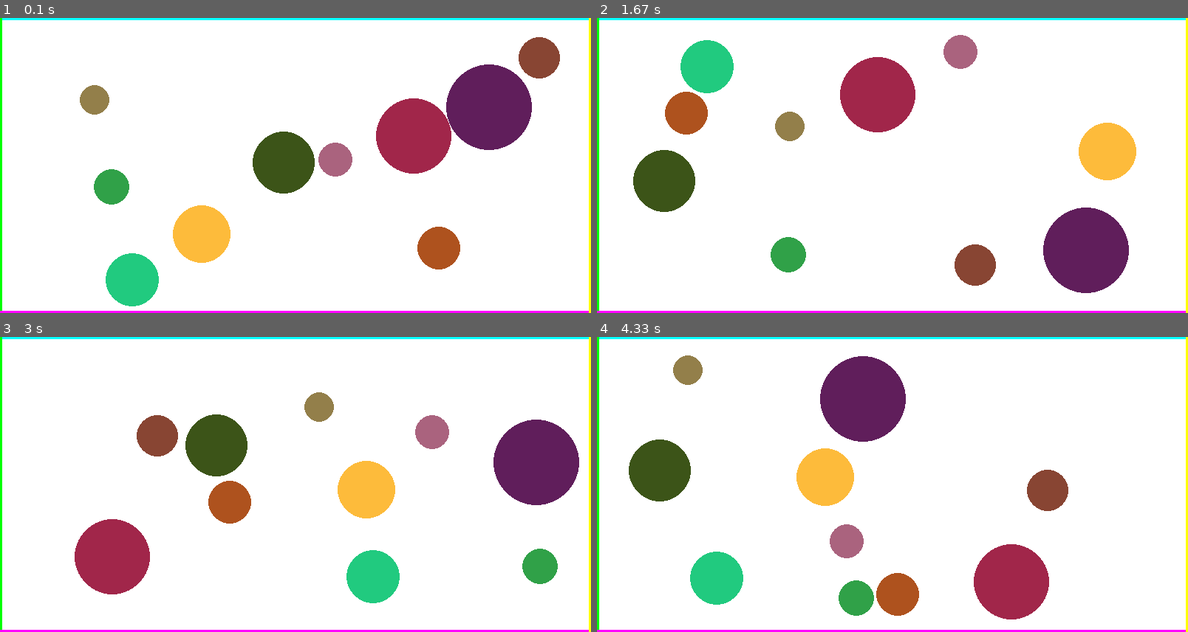
Above: before the commit, frames 1-4 (two rows, left to right).
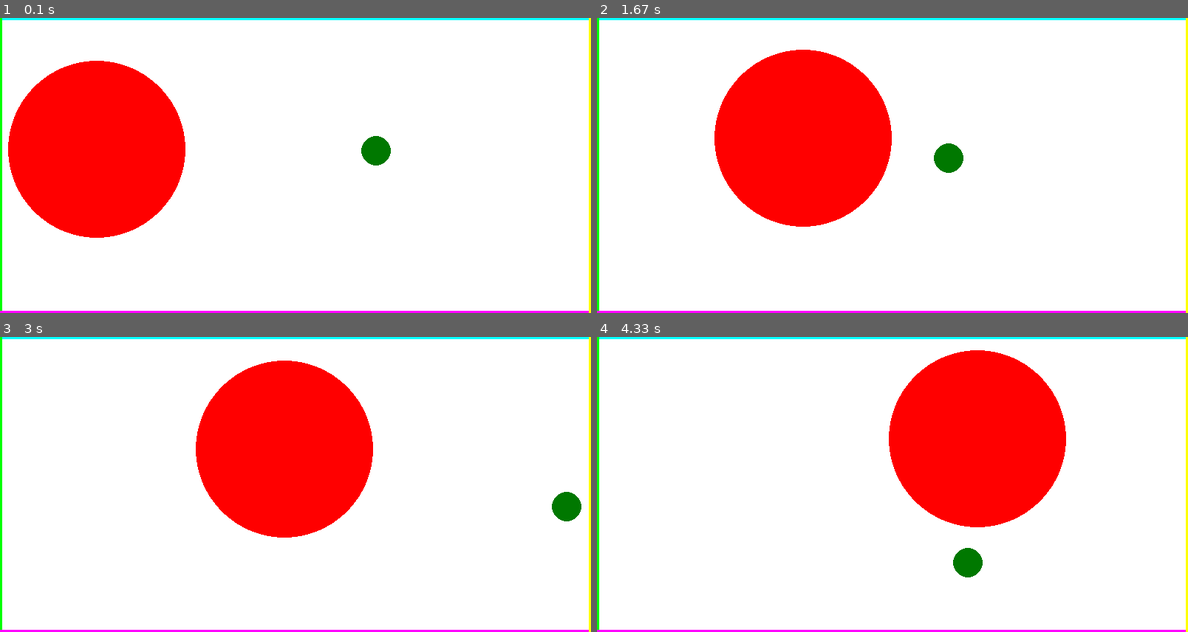
Above: after the commit, the same moments.

Repository: TheRootOf3/collision-model
Game: pygame game, started from predicted_physics.py
Two runs of this game, one before a commit and one after it. Both use one fixed random seed, a clock stepped at 60 frames per second and the inputs below.
Inputs:
- Up to frame 1 (0.1 s): no input
- Up to frame 2 (1.67 s): tap Space at 0.33, 0.73, 1.03, 1.23, 1.57 s
- Up to frame 3 (3 s): tap Space at 1.87, 2.07, 2.37, 2.63, 2.97 s
- Up to frame 4 (4.33 s): tap Space at 3.27, 3.4, 3.8, 4.1 s

The runs differ from the first frame. In frame 1, 27% of the frame differs, in the area x 1-95%, y 6-98%; in frame 2, 26%; in frame 3, 25%; in frame 4, 27%, in the area x 5-80%, y 4-96%.

Commit message:
fully predictive graphics, starting optimizing code

Diff:
--- a/predicted_physics.py
+++ b/predicted_physics.py
@@ -24,18 +24,20 @@
 class Table():
     def __init__(self):
         self.balls = []
-        # self.friction = 0.9993  # 1 = no friction
+        # self.friction = 0.93  # 1 = no friction
         # self.friction = 0.9999
         self.friction = 1
-        self.t_time = 0
+        # self.t_time = 0
         self.collision_list = []
-        self.depth = 0
+        self.d_time = 0
 
     def copy_table(self):
         newTable = Table()
         newTable.balls = copy.deepcopy(self.balls)
         newTable.friction = self.friction
-        newTable.t_time = self.t_time
+        # newTable.t_time = self.t_time
+        newTable.d_time = self.d_time
+
 
         return newTable
 
@@ -43,8 +45,28 @@
     def add_ball(self, ballID, pos, r, vel_vector = np.array([1., 1.]), color = (255, 0, 0)):
         self.balls.append(Ball(ballID, pos, r, vel_vector, color))
 
+
+    def check_for_update_prediction(self, anim_time):
+        if anim_time >= self.d_time:
+            self.update_table()
+            self.predict_all_collisions(1) #prediction depth
+
     def update_table(self):
-        pass
+
+        if len(table.collision_list) != 0:
+            for element in table.collision_list:
+                    for ball in table.balls:
+                        if ball.ballID == element[0]:
+                            ball.vel_vector = copy.deepcopy(element[2])
+                            ball.pos = copy.deepcopy(element[3])
+                            # print(ball.pos)
+                            ball.ball_time = element[1]
+
+        for ball in table.balls:
+            # print(ball.pos, ball.vel_vector)
+            ball.update_ball_pos(self.d_time- ball.ball_time)
+            ball.startpos = copy.deepcopy(ball.pos)
+            ball.ball_time = self.d_time
 
         # self.predict_collisions_ball()
         # self.predict_collisions_wall()
@@ -62,157 +84,46 @@
         #     ball.update_ball(self.t_time)
 
 
+
+
     def predict_all_collisions(self, depth_time):
-        self.depth = depth_time + self.t_time
+        tmp_depth_time = depth_time
+
         self.collision_list = []
         pred_table = self.copy_table()
 
         while depth_time >= 0:
-            # view.render(screen, pred_table)
-            # pygame.display.flip()
-
-            # time.sleep(0.1)
-
-            # for x in pred_table.balls:
-            #     print(x.pos)
-
-
-            first_wall_col = pred_table.predict_collisions_wall()
-            first_ball_col = pred_table.predict_collisions_ball()
-            # print(first_wall_col)
-            # print(first_ball_col)
-            first_col_time = 0
-            # time.sleep(10)
-            if first_ball_col is None or first_wall_col[-1] < first_ball_col[-1]:
-                first_col_time = first_wall_col[-1]
+
+            first_col = pred_table.predict_wall_ball()
+
+            if first_col[-1] > depth_time:
+                break
+
+
+            for ball in pred_table.balls:
+                ball.update_ball_pos(first_col[-1])
+
+            if first_col[0] == 0:
+                # for ball in pred_table.balls:
+                #     ball.update_ball_pos(first_col[-1])
+                first_col[1].vel_vector = pred_table.return_new_wall_vector(first_col[1], first_col[2])
+
+                depth_time -= first_col[-1]
+
+                self.collision_list.append([first_col[1].ballID, pred_table.d_time + first_col[-1], copy.deepcopy(first_col[1].vel_vector), copy.deepcopy(first_col[1].pos)])
+                pred_table.d_time += first_col[-1]
+
             else:
-                first_col_time = first_ball_col[-1]
-
-            # print(first_col_time, depth_time)
-            if first_col_time > depth_time:
-                # print("----> ", col_pred_list)
-
-                return
-
-            if first_ball_col is None or first_wall_col[-1] < first_ball_col[-1]:
-                # print("a")
-                for ball in pred_table.balls:
-                    ball.update_ball_pos(first_col_time)
-                # print(first_wall_col[0].vel_vector)
-                first_wall_col[0].vel_vector = pred_table.return_new_wall_vector(first_wall_col[0], first_wall_col[1])
-                # print(first_wall_col[0].vel_vector)
-
-                depth_time -= first_wall_col[-1]
-
-                self.collision_list.append([first_wall_col[0].ballID, pred_table.t_time + first_wall_col[-1], copy.deepcopy(first_wall_col[0].vel_vector), copy.deepcopy(first_wall_col[0].pos)])
-                pred_table.t_time += first_wall_col[-1]
-
-            else:
-                # print("b")
-
-                for ball in pred_table.balls:
-                    ball.update_ball_pos(first_col_time)
-                #     print(ball.pos)
-                # print(self.balls[0].pos, self.balls[1].pos)
-
-                # time.sleep(1)
-
-                first_ball_col[0].vel_vector, first_ball_col[1].vel_vector = pred_table.calculate_new_vectors(first_ball_col[0].mass, first_ball_col[1].mass, first_ball_col[0].vel_vector, first_ball_col[1].vel_vector, first_ball_col[0].pos, first_ball_col[1].pos)
-
-
-                depth_time -= first_ball_col[-1]
-                self.collision_list.append([first_ball_col[0].ballID, pred_table.t_time + first_ball_col[-1], copy.deepcopy(first_ball_col[0].vel_vector), copy.deepcopy(first_ball_col[0].pos)])
-                self.collision_list.append([first_ball_col[1].ballID, pred_table.t_time + first_ball_col[-1], copy.deepcopy(first_ball_col[1].vel_vector), copy.deepcopy(first_ball_col[1].pos)])
-                pred_table.t_time += first_ball_col[-1]
-                # time.sleep(10)
-
-
-            # for x in pred_table.balls:
-            #     print(x.pos)
-
-            # view.render(screen, pred_table)
-            # pygame.display.flip()
-            # time.sleep(10)
-
-            # print("-------------------------------")
-        # print("----> ", col_pred_list)
-        # time.sleep(10)
-
-
-    def predict_live_collisions(self, depth_time):
-        pred_table = self.copy_table()
-        self.collision_list = []
-
-        while depth_time >= 0:
-            # view.render(screen, pred_table)
-            # pygame.display.flip()
-
-            # time.sleep(0.1)
-
-            # for x in pred_table.balls:
-            #     print(x.pos)
-
-
-            first_wall_col = pred_table.predict_collisions_wall()
-            first_ball_col = pred_table.predict_collisions_ball()
-            # print(first_wall_col)
-            # print(first_ball_col)
-            first_col_time = 0
-            # time.sleep(10)
-            if first_ball_col is None or first_wall_col[-1] < first_ball_col[-1]:
-                first_col_time = first_wall_col[-1]
-            else:
-                first_col_time = first_ball_col[-1]
-
-            # print(first_col_time, depth_time)
-            if first_col_time > depth_time:
-                # print("----> ", col_pred_list)
-
-                return
-
-            if first_ball_col is None or first_wall_col[-1] < first_ball_col[-1]:
-                # print("a")
-                for ball in pred_table.balls:
-                    ball.update_ball_pos(first_col_time)
-                # print(first_wall_col[0].vel_vector)
-                first_wall_col[0].vel_vector = pred_table.return_new_wall_vector(first_wall_col[0], first_wall_col[1])
-                # print(first_wall_col[0].vel_vector)
-
-                depth_time -= first_wall_col[-1]
-
-                self.collision_list.append([first_wall_col[0].ballID, pred_table.t_time + first_wall_col[-1], copy.deepcopy(first_wall_col[0].vel_vector), copy.deepcopy(first_wall_col[0].pos)])
-                pred_table.t_time += first_wall_col[-1]
-
-            else:
-                # print("b")
-
-                for ball in pred_table.balls:
-                    ball.update_ball_pos(first_col_time)
-                    # print(ball.pos)
-                # print(self.balls[0].pos, self.balls[1].pos)
-
-                # time.sleep(1)
-
-                first_ball_col[0].vel_vector, first_ball_col[1].vel_vector = pred_table.calculate_new_vectors(first_ball_col[0].mass, first_ball_col[1].mass, first_ball_col[0].vel_vector, first_ball_col[1].vel_vector, first_ball_col[0].pos, first_ball_col[1].pos)
-
-
-                depth_time -= first_ball_col[-1]
-                self.collision_list.append([first_ball_col[0].ballID, pred_table.t_time + first_ball_col[-1], copy.deepcopy(first_ball_col[0].vel_vector), copy.deepcopy(first_ball_col[0].pos)])
-                self.collision_list.append([first_ball_col[1].ballID, pred_table.t_time + first_ball_col[-1], copy.deepcopy(first_ball_col[1].vel_vector), copy.deepcopy(first_ball_col[1].pos)])
-                pred_table.t_time += first_ball_col[-1]
-                # time.sleep(10)
-
-
-            # for x in pred_table.balls:
-            #     print(x.pos)
-
-            # view.render(screen, pred_table)
-            # pygame.display.flip()
-            # time.sleep(10)
-
-            # print("-------------------------------")
-        # print("----> ", col_pred_list)
-        # time.sleep(10)
+
+
+                first_col[1].vel_vector, first_col[2].vel_vector = pred_table.calculate_new_vectors(first_col[1].mass, first_col[2].mass, first_col[1].vel_vector, first_col[2].vel_vector, first_col[1].pos, first_col[2].pos)
+
+                depth_time -= first_col[-1]
+                self.collision_list.append([first_col[1].ballID, pred_table.d_time + first_col[-1], copy.deepcopy(first_col[1].vel_vector), copy.deepcopy(first_col[1].pos)])
+                self.collision_list.append([first_col[2].ballID, pred_table.d_time + first_col[-1], copy.deepcopy(first_col[2].vel_vector), copy.deepcopy(first_col[2].pos)])
+                pred_table.d_time += first_col[-1]
+
+        self.d_time += tmp_depth_time
 
     def return_min_index(self, list_of_tuples):
         if len(list_of_tuples) is 0:
@@ -227,23 +138,28 @@
 
         return min_indx
 
-
-
-    def predict_collisions_wall(self):
+    def return_first_col(self, col1, col2):
+        if col2 is None or col1[-1] < col2[-1]:
+            return col1
+        else:
+            return col2
+
+    def predict_wall_ball(self):
         col_list = []
         for ball in self.balls:
             col_time, wall = self.calculate_wall_col_time(ball)
-            col_list.append((ball, wall, col_time))
-            self.set_ball_color(ball, wall)
+            col_list.append((0, ball, wall, col_time))
+
+        for ball1, ball2 in itertools.combinations(self.balls, 2):
+            col_time = self.calculate_ball_col_time(ball1, ball2)
+            if col_time != None:
+                col_list.append((1, ball1, ball2, col_time))
 
         min_index = self.return_min_index(col_list)
         if min_index is None:
             return None
         else:
             return col_list[min_index]
-            # print(self.return_new_wall_vector(ball, vector))
-        # time.sleep(0.1)
-        # time.sleep(1)
 
     def set_ball_color(self, ball, wall):
         if ball.color != (255,0,0):
@@ -262,27 +178,6 @@
         else:
             return (ball.vel_vector * np.array([1,-1]))
 
-    def predict_collisions_ball(self):
-        col_list = []
-        for ball1, ball2 in itertools.combinations(self.balls, 2):
-            col_time = self.calculate_ball_col_time(ball1, ball2)
-            if col_time != None:
-                col_list.append((ball1, ball2, col_time))
-
-        min_index = self.return_min_index(col_list)
-        if min_index is None:
-            return None
-        else:
-            return col_list[min_index]
-
-        # for ball in self.balls:
-        #     ball.color = (50,50,50)
-
-        # for ball1, ball2, _ in col_list:
-        #     ball1.color = (255,0,0)
-        #     ball2.color = (255,0,0)
-        # time.sleep(0.01)
-
     def calculate_ball_col_time(self, ball1, ball2):
 
         p = [np.dot((ball1.vel_vector - ball2.vel_vector), (ball1.vel_vector - ball2.vel_vector)),
@@ -296,8 +191,6 @@
             if self.check_calculated_time(x, ball1) and self.check_calculated_time(x, ball2):
                 correct_roots.append(x)
 
-        # print(roots)
-        # print(correct_roots)
         if len(correct_roots) == 0:
             return None
         else:
@@ -388,6 +281,42 @@
 
         return True
 
+    def create_ball_set_to_render(self, t_time2):
+        ball_set = []
+
+        for ball in self.balls:
+            # print(ball.ballID, ball.pos)
+            ball_set.append(ball.copy_ball())
+
+        if len(self.collision_list) > 0:
+
+            if t_time2 > self.d_time:
+                print("END!!!!")
+                return None
+
+            for element in self.collision_list:
+                # print(element)
+                # print(t_time)
+                # time.sleep(1)
+                if element[1] > t_time2:
+                    break
+                else:
+                    for ball in ball_set:
+                        if ball.ballID == element[0]:
+                            ball.vel_vector = copy.deepcopy(element[2])
+                            ball.pos = copy.deepcopy(element[3])
+                            # print(ball.pos)
+                            ball.ball_time = copy.deepcopy(element[1])
+
+        for ball in ball_set:
+            ball.pos[0] = ball.pos[0] + (ball.vel_vector[0] * (t_time2 - ball.ball_time))
+            ball.pos[1] = ball.pos[1] + (ball.vel_vector[1] * (t_time2 - ball.ball_time))
+        # for ball in self.balls:
+            # print(ball.ballID, ball.pos)
+        # time.sleep(10)
+        # print(ball_set)
+        return ball_set
+
 
 class Ball():
     def __init__(self, ballID, pos, r, vel_vector, color):
@@ -395,14 +324,29 @@
         self.startpos = pos
         self.pos = pos
         self.r = r
-        self.mass = r
+        self.mass = r ** 3
         self.color = color
-        self.vel_multiplier = 2
-        self.vel_vector = self.vel_multiplier * vel_vector #vel for tick
+        self.vel_vector = vel_vector #vel for tick
         self.path = [pos]
         self.collisions = []
         self.predicted_collisions = []
         self.ball_time = 0
+
+    def copy_ball(self):
+        newBall = Ball(self.ballID, copy.deepcopy(self.pos), self.r, copy.deepcopy(self.vel_vector), self.color)
+        # newBall.ballID = self.ballID
+        newBall.startpos = copy.deepcopy(self.startpos)
+        # newBall.pos = copy.deepcopy(self.pos)
+        # newBall.r = self.r
+        newBall.mass = self.r
+        # newBall.color = self.color
+        # newBall.vel_vector = self.vel_multiplier * self.vel_vector #vel for tick
+        newBall.path = copy.deepcopy(self.path)
+        newBall.collisions = copy.deepcopy(self.collisions)
+        newBall.predicted_collisions = copy.deepcopy(self.predicted_collisions)
+        newBall.ball_time = copy.deepcopy(self.ball_time)
+
+        return newBall
 
     def update_ball(self, t_time):
         self.pos += self.vel_vector
@@ -463,80 +407,48 @@
         # for ball in table.balls:
         #     ball.pos = copy.deepcopy(ball.startpos)
         #     ball.ball_time = 0
-        if len(table.collision_list) != 0:
-
-            if t_time > table.depth:
-                print("END!!!!")
-                return
-
-            for element in table.collision_list:
-                # print(element)
-                # print(t_time)
-                # time.sleep(1)
-                if element[1] > t_time:
-                    break
-                else:
-                    for ball in table.balls:
-                        if ball.ballID == element[0]:
-                            ball.vel_vector = copy.deepcopy(element[2])
-                            ball.pos = copy.deepcopy(element[3])
-                            # print(ball.pos)
-                            ball.ball_time = element[1]
-
-        for ball in table.balls:
-            # print([ball.pos[0] + (ball.vel_vector[0] * (t_time - ball.ball_time)), DIM_BOARD_Y - (ball.pos[1] + (ball.vel_vector[1] * (t_time - ball.ball_time)))])
-            pygame.draw.circle(screen, ball.color, [ball.pos[0] + (ball.vel_vector[0] * (t_time - ball.ball_time)), DIM_BOARD_Y - (ball.pos[1] + (ball.vel_vector[1] * (t_time - ball.ball_time)))], ball.r)
-
-
-    def render_real_time(self, screen, table, t_time):
-        screen.fill((255,255,255))
-        pygame.draw.line(screen, (0,255,255), (0,0), (DIM_BOARD_X,0), 5)
-        pygame.draw.line(screen, (0,255,0), (0,0), (0,DIM_BOARD_Y), 5)
-        pygame.draw.line(screen, (255,0,255), (0,DIM_BOARD_Y-1), (DIM_BOARD_X,DIM_BOARD_Y-1), 5)
-        pygame.draw.line(screen, (255,255,0), (DIM_BOARD_X-1,0), (DIM_BOARD_X-1,DIM_BOARD_Y), 5)
-        print(table.collision_list)
-        time.sleep(0.1)
+
+        # if len(table.collision_list) != 0:
+
+        #     if t_time > table.depth:
+        #         print("END!!!!")
+        #         return
+
+        #     for element in table.collision_list:
+        #         # print(element)
+        #         # print(t_time)
+        #         # time.sleep(1)
+        #         if element[1] > t_time:
+        #             break
+        #         else:
+        #             for ball in table.balls:
+        #                 if ball.ballID == element[0]:
+        #                     ball.vel_vector = copy.deepcopy(element[2])
+        #                     ball.pos = copy.deepcopy(element[3])
+        #                     # print(ball.pos)
+        #                     ball.ball_time = element[1]
 
         # for ball in table.balls:
+        #     print(ball.ballID, ball.vel_vector)
+        #     pygame.draw.circle(screen, ball.color, [ball.pos[0] + (ball.vel_vector[0] * (t_time - ball.ball_time)), DIM_BOARD_Y - (ball.pos[1] + (ball.vel_vector[1] * (t_time - ball.ball_time)))], ball.r)
+
+
+        # pygame.display.flip()
+        # time.sleep(1)
+        ball_set = table.create_ball_set_to_render(t_time)
+
+        for ball in ball_set:
             # print(ball.ballID, ball.vel_vector)
-        for ball in table.balls:
-            ball.pos = copy.deepcopy(ball.startpos)
-            # ball.ball_time = 0
-        if len(table.collision_list) != 0:
-
-            # if t_time > table.collision_list[-1][1]:
-            #     print("END!!!!!!!!!!!!!!!!!!!!!!!!!!!!!!!!!!")
-
-            for element in table.collision_list:
-                # print(element)
-                # print(t_time)
-                # time.sleep(1)
-                if element[1] > t_time:
-                    break
-                else:
-                    for ball in table.balls:
-
-                        if ball.ballID == element[0]:
-                            ball.vel_vector = copy.deepcopy(element[2])
-                            ball.pos = copy.deepcopy(element[3])
-                            # print(ball.pos)
-                            ball.ball_time = copy.deepcopy(element[1])
-
-        for ball in table.balls:
-            ball.pos[0] = ball.pos[0] + (ball.vel_vector[0] * (t_time - ball.ball_time))
-            ball.pos[1] = ball.pos[1] + (ball.vel_vector[1] * (t_time - ball.ball_time))
-
             pygame.draw.circle(screen, ball.color, [ball.pos[0], DIM_BOARD_Y - ball.pos[1]], ball.r)
-
-
-
+        # pygame.display.flip()
+        # time.sleep(1)
 
 
 clock = pygame.time.Clock()
 
 table = Table()
 view = View()
-table.generate_random_ball(10)
+# table.generate_random_ball(10)
 # table.add_ball(100*multiplier, 200/4*multiplier + DIM_BALL_R, DIM_BALL_R, np.array([0.,0.]))
 # table.add_ball(424/4*multiplier, 212/4*multiplier + DIM_BALL_R, DIM_BALL_R, np.array([0.,-0.]))
 # table.add_ball(424/4*multiplier, 188/4*multiplier + DIM_BALL_R, DIM_BALL_R, np.array([-0.,0.]))
@@ -546,6 +458,8 @@
 # table.add_ball(1, np.array([100., 200.]) + DIM_BALL_R, DIM_BALL_R, np.array([1.,0.1]), (255,0,0))
 # table.add_ball(2, np.array([500., 200.]) + DIM_BALL_R, DIM_BALL_R, np.array([-1.,0.]), (0,120,0))
 
+table.add_ball(1, np.array([100., 200.]) + DIM_BALL_R, DIM_BALL_R*6, np.array([1.,0.1]), (255,0,0))
+table.add_ball(2, np.array([500., 200.]) + DIM_BALL_R, DIM_BALL_R, np.array([-1.,0.]), (0,120,0))
 
 # table.add_ball(500, 100 + DIM_BALL_R, DIM_BALL_R, np.array([-1.,1.]))
 # table.add_ball(100, 100 + DIM_BALL_R, DIM_BALL_R, np.array([1.,1.]))
@@ -556,78 +470,43 @@
 
 # time.sleep(2)
 # table.t_time =
+anim_time = 0
 viewTable = table.copy_table()
 table.predict_all_collisions(10)
+
 whatever = 10
-fps = 60
+fps = 120
 while not table.balls_stopped():
     # print(table.balls_stopped())
     for event in pygame.event.get():
         if event.type == pygame.QUIT:
             running = False
         if event.type == pygame.KEYUP and event.key == pygame.K_SPACE:
-            if fps == 60:
-                fps = 1
+            if fps == 120:
+                fps = 60
             else:
-                fps = 60
-
-
-
-    if table.t_time >= whatever:
-        # for ball in table.balls:
-            # ball.pos = copy.deepcopy(ball.startpos)
-            # ball.ball_time = 0
-
-        if len(table.collision_list) != 0:
-
-            for element in table.collision_list:
-                # print(element)
-                # print(t_time)
-                # time.sleep(1)
-                if element[1] > table.t_time:
-                    break
-                else:
-                    for ball in table.balls:
-                        if ball.ballID == element[0]:
-                            ball.vel_vector = element[2]
-                            ball.pos = element[3]
-                            # print(ball.pos)
-                            ball.ball_time = element[1]
-
-        for ball in table.balls:
-            # print(ball.pos, ball.vel_vector)
-            ball.pos[0] = ball.pos[0] + (ball.vel_vector[0] * (table.t_time - ball.ball_time))
-            ball.pos[1] = ball.pos[1] + (ball.vel_vector[1] * (table.t_time - ball.ball_time))
-            ball.startpos = copy.deepcopy(ball.pos)
-            ball.ball_time = table.t_time
-
-            # print(ball.pos, ball.vel_vector)
-            # time.sleep(2)
-
-            # pygame.draw.circle(screen, ball.color, [ball.pos[0] + (ball.vel_vector[0] * (t_time - ball.ball_time)), DIM_BOARD_Y - (ball.pos[1] + (ball.vel_vector[1] * (t_time - ball.ball_time)))], ball.r)
-
-
-
-        table.predict_all_collisions(10)
-        whatever += 10
-    # if table.t_time >= 400:
-    #     print("NOPE")
-    #     break
-    # print(table.collision_list)
-    # time.sleep(0.1)
-    view.render_from_list(screen, table, table.t_time)
+                fps = 120
+
+
+    if anim_time >= table.d_time:
+        table.update_table()
+        table.predict_all_collisions(1) #prediction depth
+
+    view.render_from_list(screen, table, anim_time)
     # view.render_real_time(screen, table, table.t_time)
 
     # for ball in table.balls:
     #     ball.update_ball_pos(1)
-    table.t_time+=1
+    anim_time += 1
+    # table.t_time+=1
     # print(table.t_time)
     # table.update_table()
     # view.render(screen, table)
     pygame.display.flip()
     pygame.display.set_caption(str(int(clock.get_fps())))
-    time.sleep(0.001)
-    # clock.tick(fps)
+    # time.sleep(0.01)
+
+    clock.tick(fps)
 
 # render(screen, table)
 # save_image(2)
